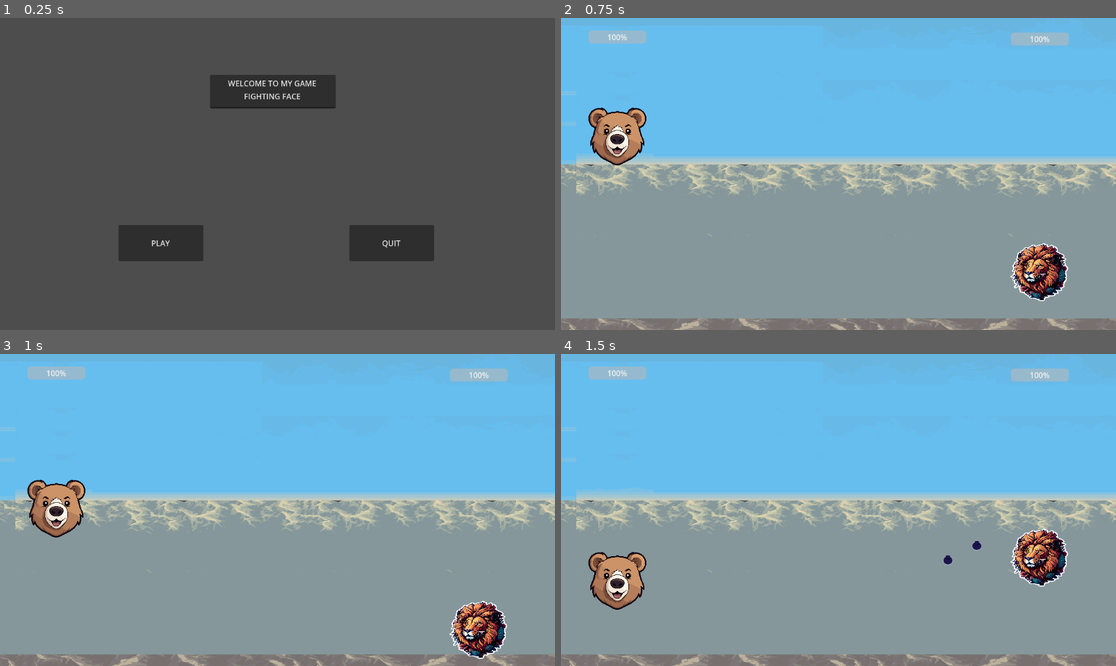
Above: before the commit, frames 1-4 (two rows, left to right).
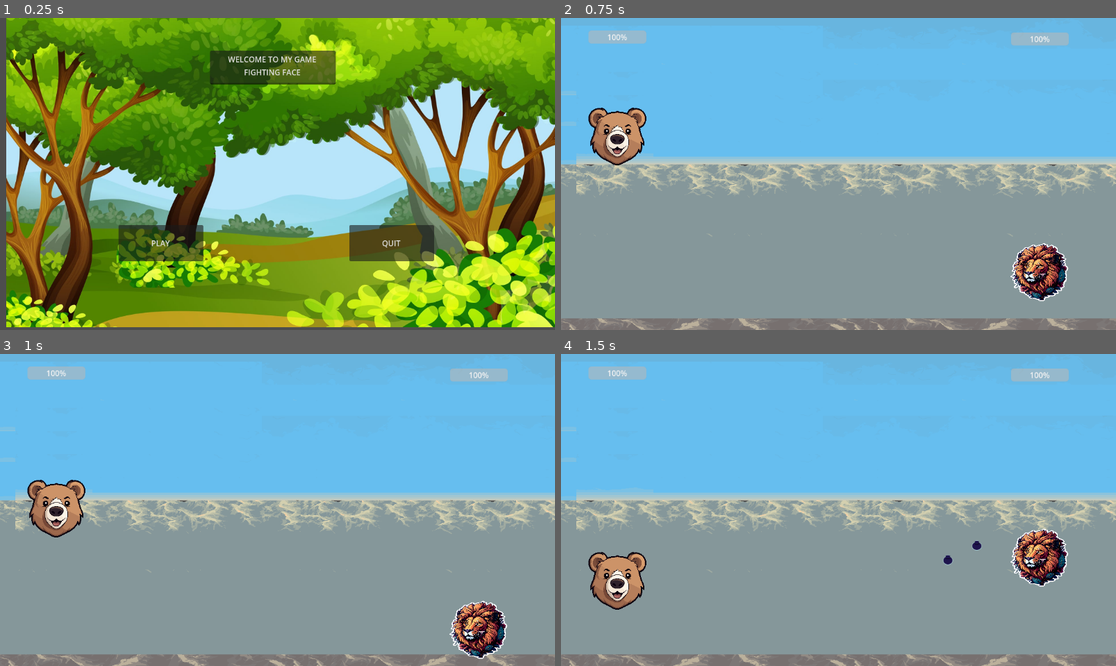
Above: after the commit, the same moments.

Repository: duongnh193/computervision
Game: Godot game, scene res://main.tscn
Two runs of this game, one before a commit and one after it. Both use one fixed random seed, a clock stepped at 60 frames per second and the inputs below.
Inputs:
- Up to frame 1 (0.25 s): no input
- Up to frame 2 (0.75 s): click "PLAY" at 0.5 s
- Up to frame 3 (1 s): no input
- Up to frame 4 (1.5 s): tap Enter (shoot) at 1.25, 1.35 s

The runs differ from the first frame. In frame 1, 97% of the frame differs, in the area x 1-100%, y 0-100%; in frame 2, nothing differs; in frame 3, nothing differs; in frame 4, nothing differs.

Commit message:
update bg

Diff:
--- a/demoproject/main.tscn
+++ b/demoproject/main.tscn
@@ -1,15 +1,18 @@
-[gd_scene load_steps=2 format=3 uid="uid://b8emlmwmga7sk"]
+[gd_scene load_steps=4 format=3 uid="uid://b8emlmwmga7sk"]
 
 [ext_resource type="Script" path="res://main.gd" id="1_4frna"]
+[ext_resource type="Texture2D" uid="uid://bdasmf3d2sw72" path="res://moutain.jpeg" id="2_267vq"]
+
+[sub_resource type="Theme" id="Theme_1ad16"]
 
 [node name="Node2D" type="Node2D"]
 script = ExtResource("1_4frna")
 
 [node name="TextEdit" type="TextEdit" parent="."]
 offset_left = 436.0
-offset_top = 118.0
+offset_top = 68.0
 offset_right = 697.0
-offset_bottom = 188.0
+offset_bottom = 138.0
 text = "		WELCOME TO MY GAME
 				FIGHTING FACE"
 
@@ -18,6 +21,7 @@
 offset_top = 430.0
 offset_right = 422.0
 offset_bottom = 505.0
+theme = SubResource("Theme_1ad16")
 text = "PLAY"
 
 [node name="btnQuit" type="Button" parent="."]
@@ -27,5 +31,11 @@
 offset_bottom = 505.0
 text = "QUIT"
 
+[node name="Moutain" type="Sprite2D" parent="."]
+z_index = -1
+position = Vector2(582.304, 316)
+scale = Vector2(0.593434, 0.604167)
+texture = ExtResource("2_267vq")
+
 [connection signal="pressed" from="btnPlay" to="." method="_on_btn_play_pressed"]
 [connection signal="pressed" from="btnQuit" to="." method="_on_btn_quit_pressed"]
Binary file added: demoproject/background_glacial_mountains.png
Not shown, added: demoproject/background_glacial_mountains.png.import
Binary file added: demoproject/moutain.jpeg
Not shown, added: demoproject/moutain.jpeg.import
